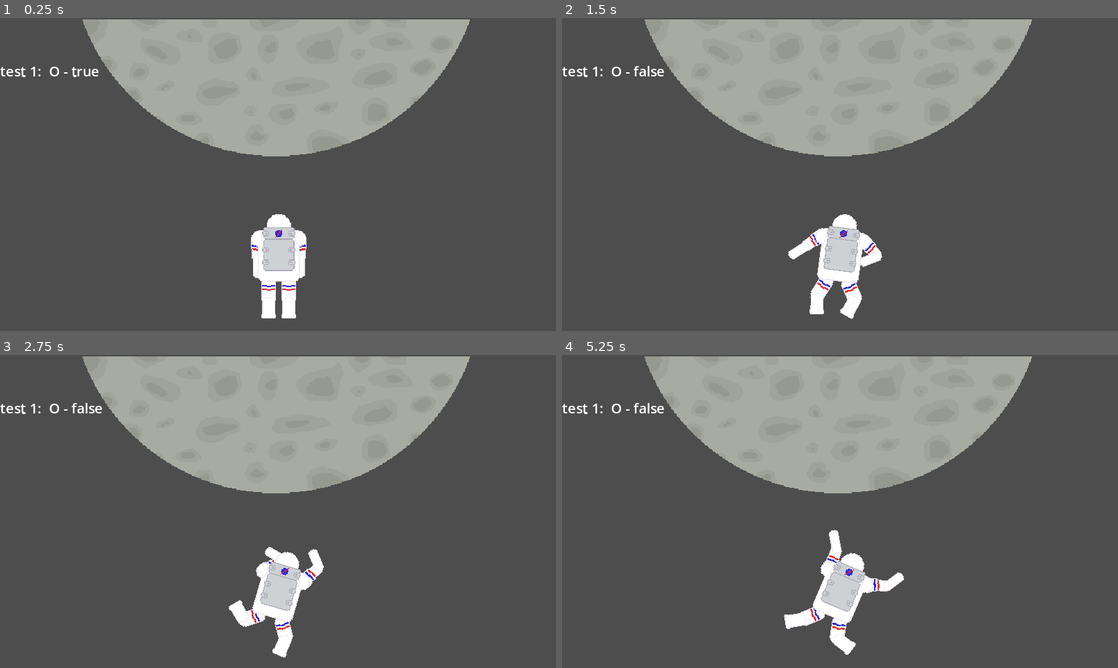
Above: before the commit, frames 1-4 (two rows, left to right).
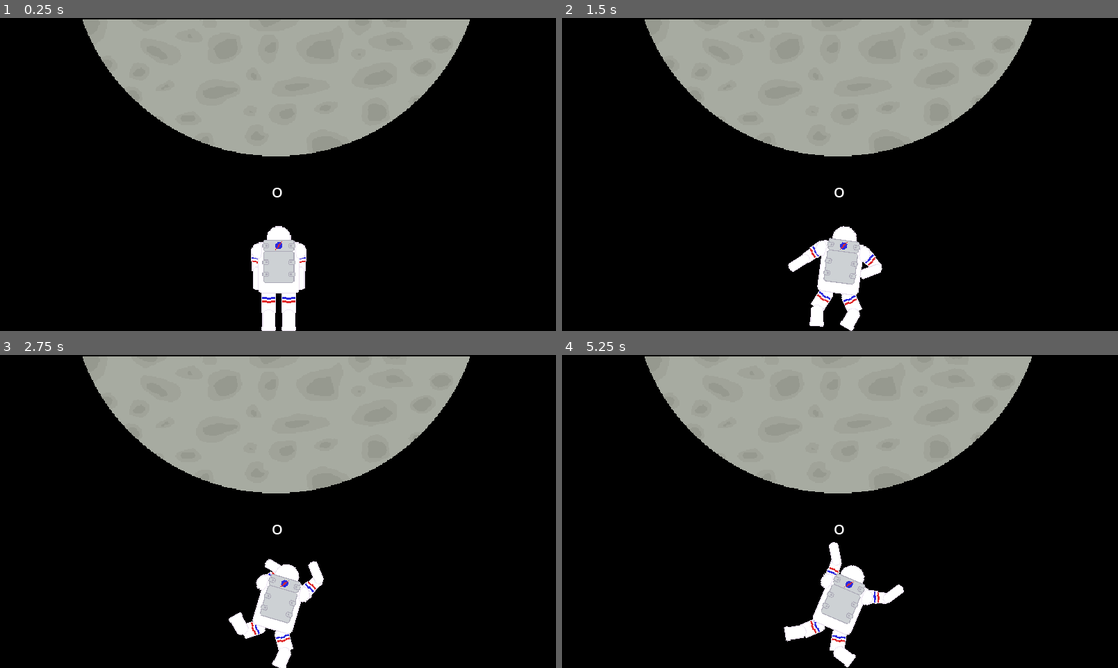
Above: after the commit, the same moments.

Repository: ADON15c/GGJ-2024
Game: Godot game, scene res://Scenes/Game/Game.tscn
Two runs of this game, one before a commit and one after it. Both use one fixed random seed, a clock stepped at 60 frames per second and the inputs below.
Inputs:
- Up to frame 1 (0.25 s): no input
- Up to frame 2 (1.5 s): tap Enter (ui_accept) at 0.5, 0.77, 1.25 s; hold Right (ui_right) from 0.53 s (still down); tap Space at 0.6 s; tap Z at 1.35 s
- Up to frame 3 (2.75 s): tap Enter (ui_accept) at 1.52, 2 s; release Right (ui_right) at 2.03 s; hold Left (ui_left) from 2.03 s (still down); tap Space at 2.1 s
- Up to frame 4 (5.25 s): tap Enter (ui_accept) at 2.75, 3.02, 3.5, 3.77, 4.25, 4.52 s; release Left (ui_left) at 2.78 s; hold Right (ui_right) 2.78-4.28 s; tap Z at 2.85, 4.35 s; tap Space at 3.6, 5.1 s; hold Left (ui_left) 4.28-5.03 s; hold Right (ui_right) from 5.03 s (still down)

The runs differ from the first frame. In frame 1, 77% of the frame differs, in the area x 0-100%, y 0-100%; in frame 2, 77%; in frame 3, 77%; in frame 4, 77%.

Commit message:
the most input ever has ever worked ever

Diff:
--- a/Scenes/Astronaut/Astronaut.gd
+++ b/Scenes/Astronaut/Astronaut.gd
@@ -29,17 +29,6 @@
 
 var selected_limb_idx : int = 0
 
-
-
-func _process(delta):
-	pass
-	#if Input.is_action_pressed("ui_left"):
-		#all_limbs[selected_limb_idx].transform = all_limbs[selected_limb_idx].transform.rotated_local(-delta*10 );
-	#if Input.is_action_pressed("ui_right"):
-		#all_limbs[selected_limb_idx].transform = all_limbs[selected_limb_idx].transform.rotated_local(delta*10);
-
-
-
 func _input(event : InputEvent):
 	if event is InputEventKey and event.is_pressed() and !event.is_echo():
 		match event.keycode:
@@ -50,7 +39,6 @@
 				#all_limbs[selected_limb_idx]
 			#KEY_RIGHT:
 				#all_limbs[selected_limb_idx]
-
 
 func new_pose(dt : float):
 	move_limb(body, randf_range(BODY_CONSTRAINT.x, BODY_CONSTRAINT.y), dt)
@@ -64,12 +52,8 @@
 	move_limb(left_lower_leg, randf_range(LOWER_LEG_CONSTRAINT.x, LOWER_LEG_CONSTRAINT.y), dt)
 	move_limb(right_lower_leg, randf_range(-LOWER_LEG_CONSTRAINT.x, -LOWER_LEG_CONSTRAINT.y), dt)
 
-
 func move_limb(limb : Sprite2D, new_rotation : float, dt : float):
 	create_tween().tween_property(limb, "rotation_degrees", new_rotation, dt).set_trans(Tween.TRANS_CUBIC)
 
-
-#func select_limb(idx : int):
-	#all_limbs[selected_limb_idx].self_modulate = Color.WHITE
-	#selected_limb_idx = idx
-	#all_limbs[selected_limb_idx].self_modulate = Color.BLUE
+func _on_quick_time_player_move_made():
+	new_pose(1)
--- a/Scenes/Astronaut/Astronaut.tscn
+++ b/Scenes/Astronaut/Astronaut.tscn
@@ -95,7 +95,7 @@
 
 [sub_resource type="AtlasTexture" id="AtlasTexture_wlvkj"]
 atlas = ExtResource("3_lnqvk")
-region = Rect2(28, 0, 17, 32)
+region = Rect2(28, 0, 17, 26)
 
 [sub_resource type="AtlasTexture" id="AtlasTexture_15l4f"]
 atlas = ExtResource("3_lnqvk")
@@ -103,7 +103,7 @@
 
 [sub_resource type="AtlasTexture" id="AtlasTexture_p0l1b"]
 atlas = ExtResource("3_lnqvk")
-region = Rect2(62, 0, 17, 32)
+region = Rect2(62, 0, 17, 26)
 
 [sub_resource type="AtlasTexture" id="AtlasTexture_dlx6n"]
 atlas = ExtResource("3_lnqvk")
@@ -156,7 +156,7 @@
 z_index = -3
 position = Vector2(-11.5, 30)
 texture = SubResource("AtlasTexture_wlvkj")
-offset = Vector2(0, 13)
+offset = Vector2(0, 10)
 
 [node name="Lower" type="Sprite2D" parent="Body/Left Leg"]
 z_index = 1
@@ -168,7 +168,7 @@
 z_index = -3
 position = Vector2(11.5, 30)
 texture = SubResource("AtlasTexture_p0l1b")
-offset = Vector2(0, 13)
+offset = Vector2(0, 10)
 
 [node name="Lower" type="Sprite2D" parent="Body/Right Leg"]
 z_index = 1
--- a/Scenes/Game/Game.tscn
+++ b/Scenes/Game/Game.tscn
@@ -7,11 +7,13 @@
 [node name="Game" type="Node2D"]
 
 [node name="QuickTimePlayer" parent="." instance=ExtResource("1_s1w0o")]
-position = Vector2(0, 50)
+position = Vector2(320, 200)
 
 [node name="Astronaut" parent="." instance=ExtResource("3_1lj40")]
-position = Vector2(321, 287)
+position = Vector2(321, 301)
 
 [node name="Sprite2D" type="Sprite2D" parent="."]
 position = Vector2(318, 182)
 texture = ExtResource("3_kugsw")
+
+[connection signal="move_made" from="QuickTimePlayer" to="Astronaut" method="_on_quick_time_player_move_made"]
--- a/Scenes/QuickTimePlayer/QuickTimePlayer.gd
+++ b/Scenes/QuickTimePlayer/QuickTimePlayer.gd
@@ -21,7 +21,8 @@
 # Called every frame. 'delta' is the elapsed time since the previous frame.
 func _process(delta):
 	var s = $Label;
-	s.text = "test %s: %s - %s" % [size, keys.reduce(func(i, accum): return "%s %s" % [i, accum], ""), good];
+	#s.text = "test %s: %s - %s" % [size, keys.reduce(func(i, accum): return "%s %s" % [i, accum], ""), good];
+	s.text = "%s" % [keys.reduce(func(i, accum): return "%s %s" % [i, accum])]
 	pass
 
 func _input(event):
@@ -34,6 +35,9 @@
 			key_index += 1;
 			if key_index >= keys.size():
 				next_move();
+				move_made.emit();
 			good = true;
 		else:
 			good = false; # :(
+
+signal move_made;
--- a/Scenes/QuickTimePlayer/QuickTimePlayer.tscn
+++ b/Scenes/QuickTimePlayer/QuickTimePlayer.tscn
@@ -6,6 +6,17 @@
 script = ExtResource("1_fgdn7")
 
 [node name="Label" type="Label" parent="."]
-offset_right = 40.0
-offset_bottom = 23.0
-text = "awesome"
+anchors_preset = 8
+anchor_left = 0.5
+anchor_top = 0.5
+anchor_right = 0.5
+anchor_bottom = 0.5
+offset_left = -37.0
+offset_top = -11.5
+offset_right = 37.0
+offset_bottom = 11.5
+grow_horizontal = 2
+grow_vertical = 2
+text = "L M N O P Q R S T U V W X Y Z"
+horizontal_alignment = 1
+vertical_alignment = 1
--- a/project.godot
+++ b/project.godot
@@ -27,3 +27,4 @@
 [rendering]
 
 textures/canvas_textures/default_texture_filter=0
+environment/defaults/default_clear_color=Color(0, 0, 0, 1)
